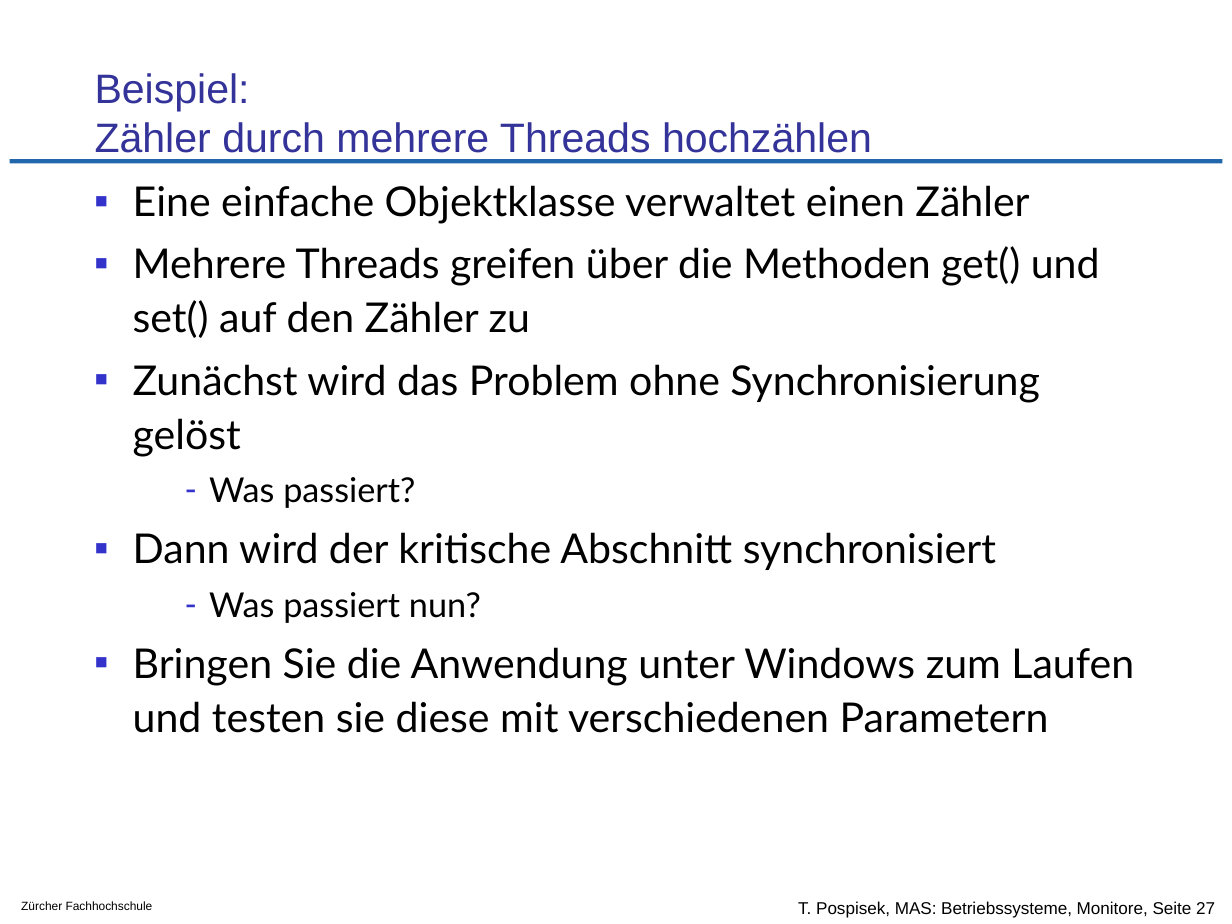
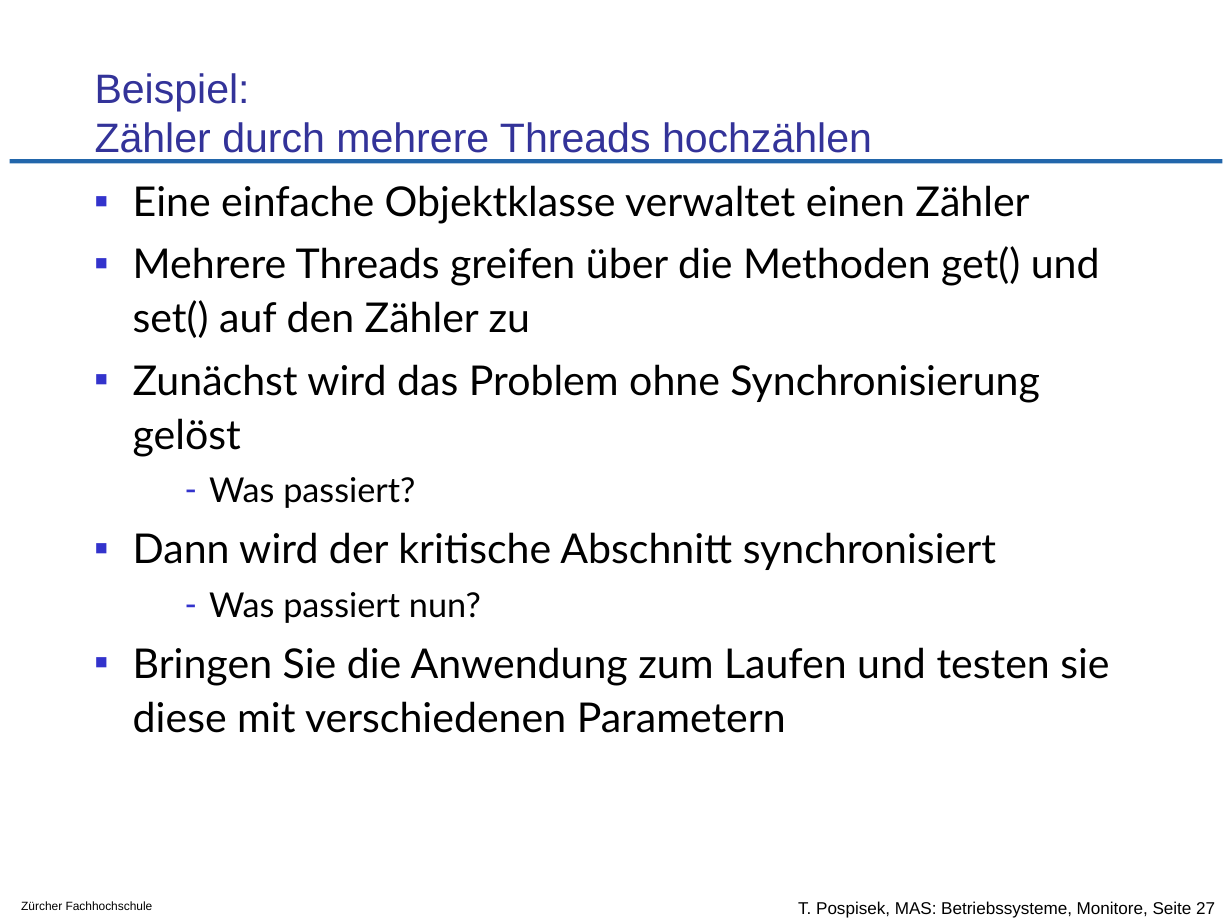
Before and after one commit to tpo/betriebssysteme, a slide deck: slide 27 of 08_Koordination_und_Synchronisation_Monitore.odp. Drawn at 1232x924 pixels with LibreOffice and Linux fonts; fonts in the diff are those of the drawing; background and template pictures are left out. Boxes give left, top, right and bottom in pixels: in the first picture for what was removed or moved away, otherwise in the second. Text is boxed around its words. In the diff, an @@ line names an element or a change of style, - is before the commit and + after.

Commit message:
"unter Windows" enfernt
die Aufgabe ist nicht Windows spezifisch, man kann sie auf einem
beliebigen OS ausführen

```diff
--- a/08_Koordination_und_Synchronisation_Monitore.odp
+++ b/08_Koordination_und_Synchronisation_Monitore.odp
@@ text at [133, 647, 1109, 733]: text changed @@
-▪ Bringen Sie die Anwendung unter Windows zum Laufen und testen sie diese mit verschiedenen Parametern
+▪ Bringen Sie die Anwendung zum Laufen und testen sie diese mit verschiedenen Parametern
```
